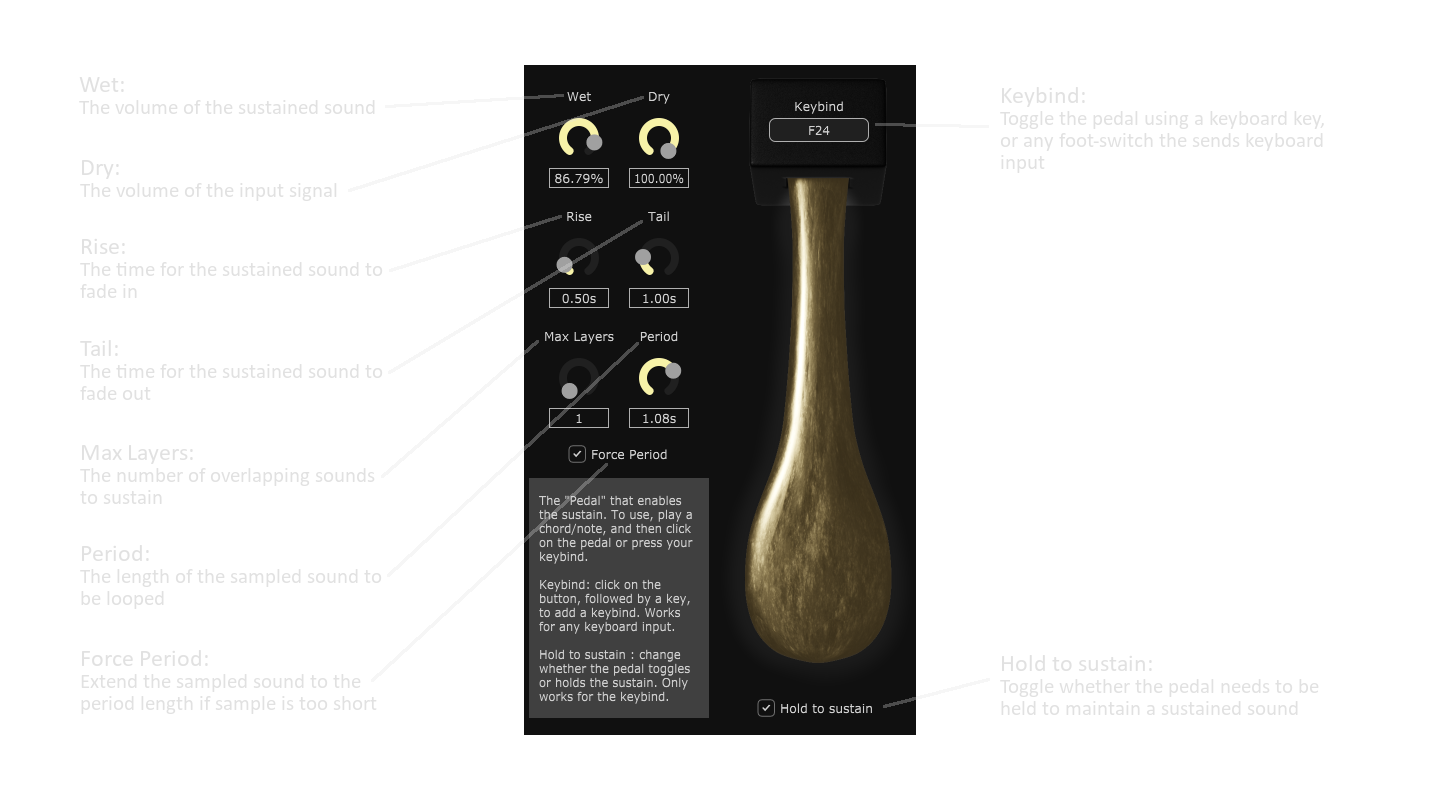
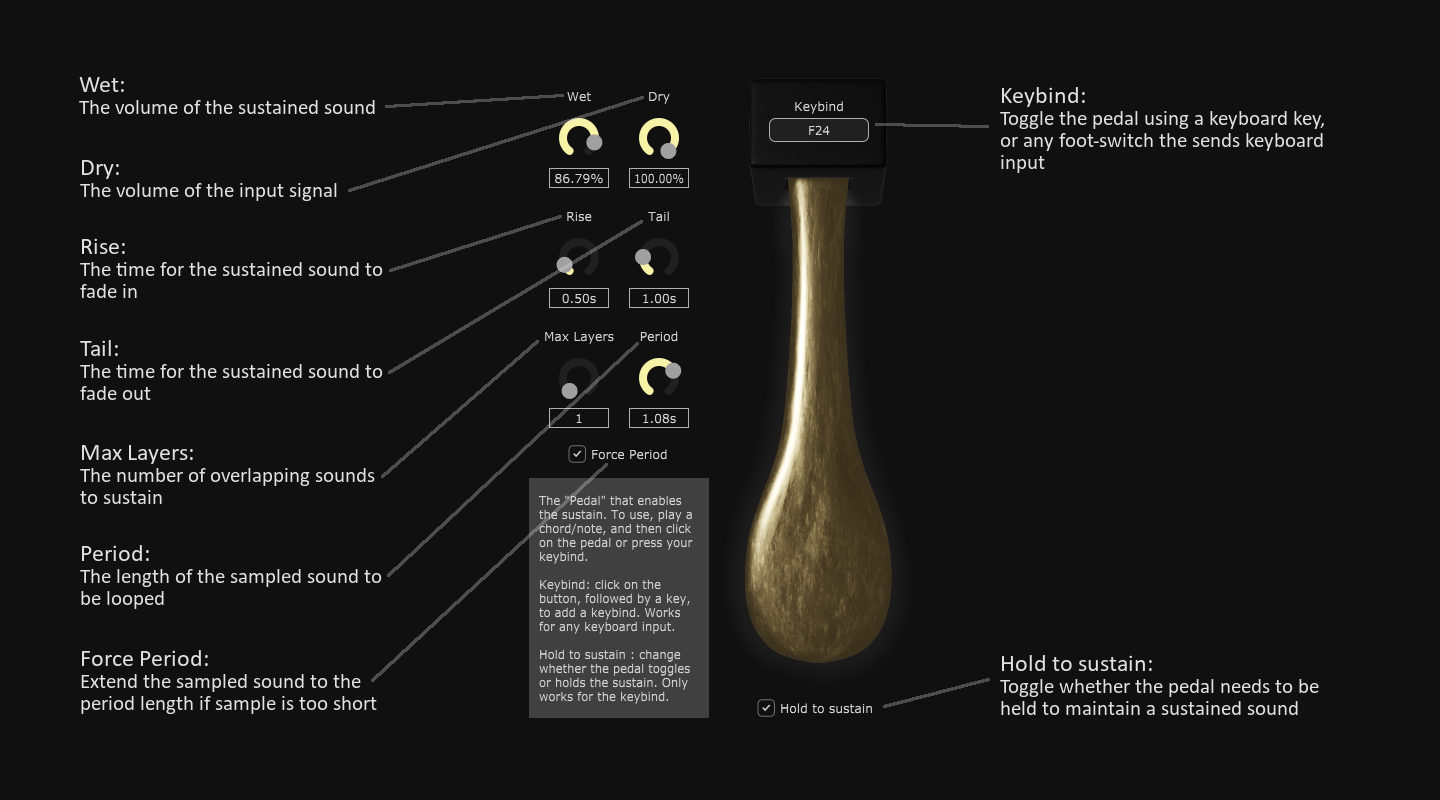
Layer changes from the first 1440x800 image to the second:
added layer "bg" over bbox(0, 0, 1440, 800)
